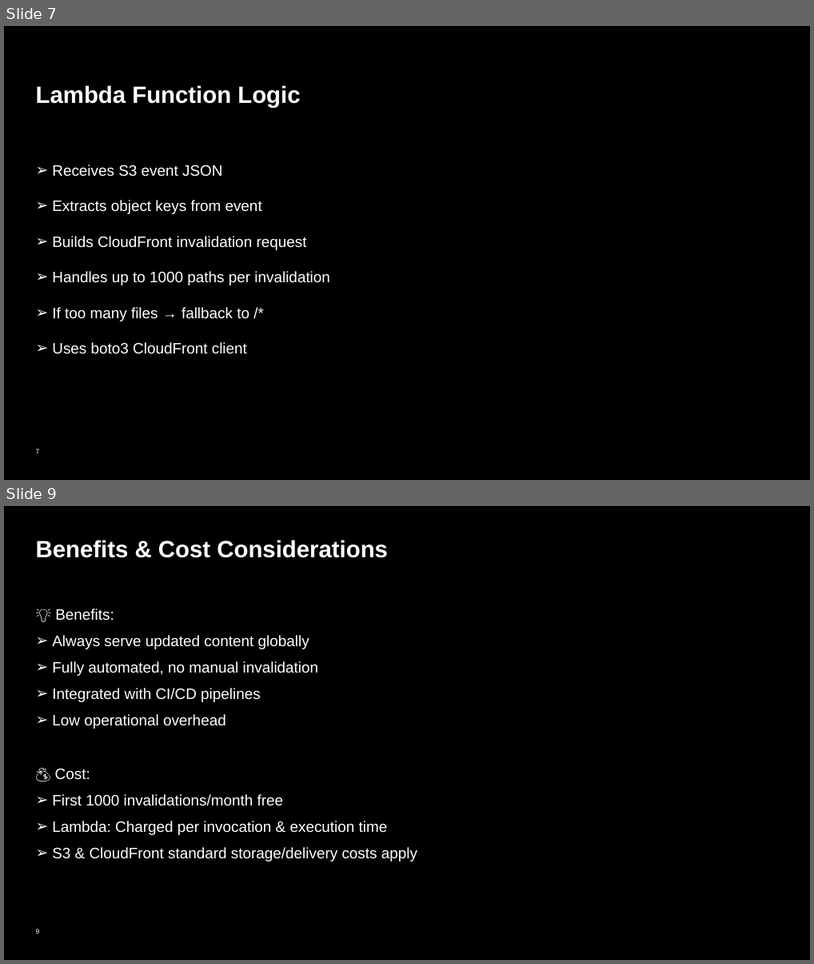
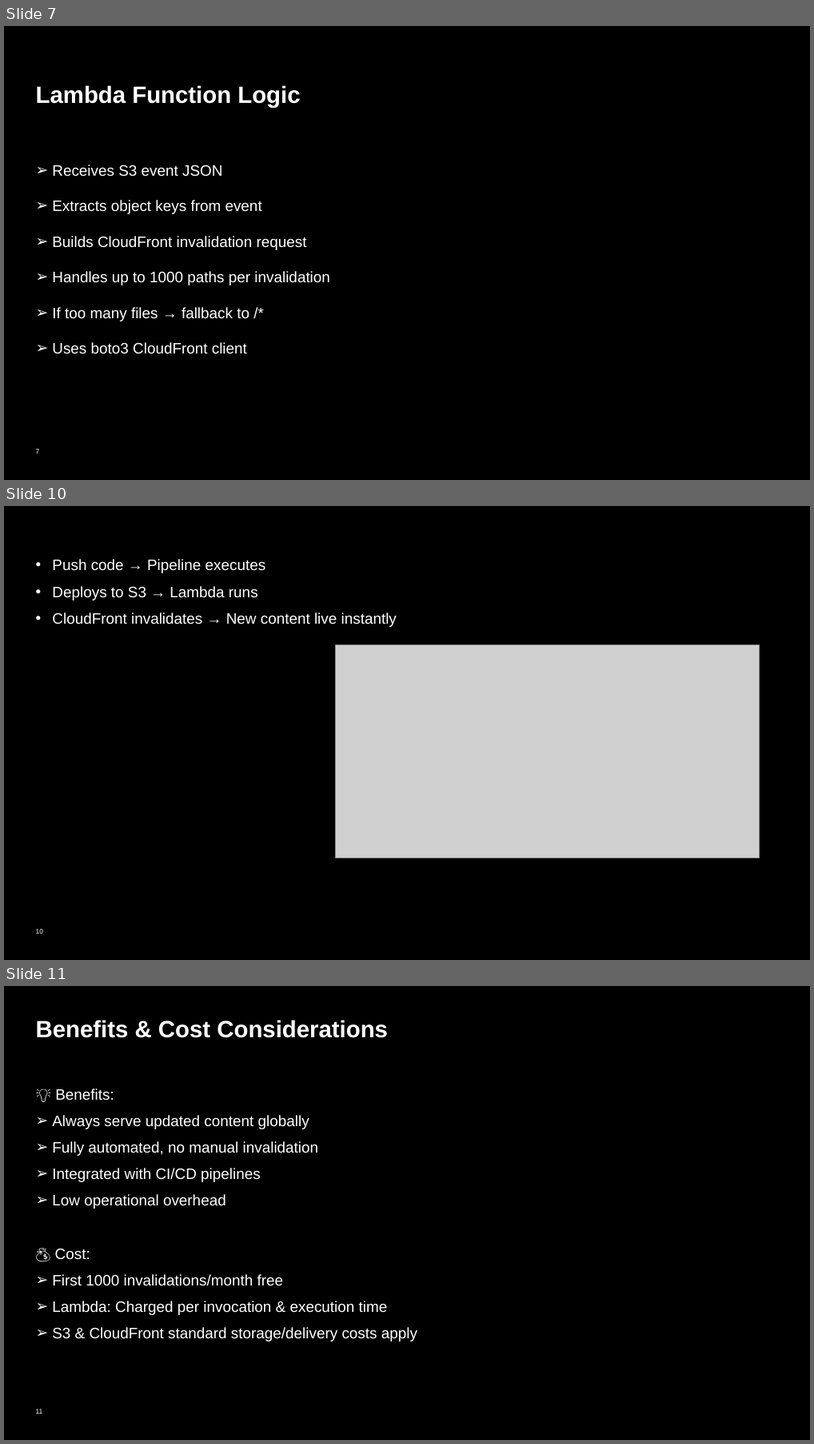
Before and after one commit to deepakrajatech/S3CFInvalidation, a slide deck: Cloudfront_Invalidation.pptx. Shown one above the other, each under a label of ours: slides 7 and 9 before the commit, slides 7, 10 and 11 after it; the slides between them are not shown. The pictures are 814x964 and 814x1444 pixels, drawn with LibreOffice and Linux fonts; fonts in the diff are those of the drawing; grey boxes stand for pictures; background and template pictures are left out. Boxes give left, top, right and bottom in pixels: in the first picture for what was removed or moved away, otherwise in the second. Text is boxed around its words. In the diff, an @@ line names an element or a change of style, - is before the commit and + after.

```diff
--- a/Cloudfront_Invalidation.pptx
+++ b/Cloudfront_Invalidation.pptx
@@ slide 10 added at (x1=4, y1=506, x2=810, y2=960), background #000000 @@
@@ text added at (x1=52, y1=559, x2=397, y2=627), 18 pt, text #FFFFFF @@
+• Push code → Pipeline executes
+• Deploys to S3 → Lambda runs
+• CloudFront invalidates → New content live instantly
@@ picture added at (x1=335, y1=645, x2=760, y2=857) @@
@@ page number added at (x1=36, y1=928, x2=43, y2=933), 8 pt, text #FFFFFF @@
+10
@@ what was slide 9 is now slide 11 @@
@@ page number at (x1=36, y1=1408, x2=43, y2=1413): text changed @@
-9
+11
```
Also in this commit, not shown: 4 slides changed, 1 other slide added, 1 other file.
